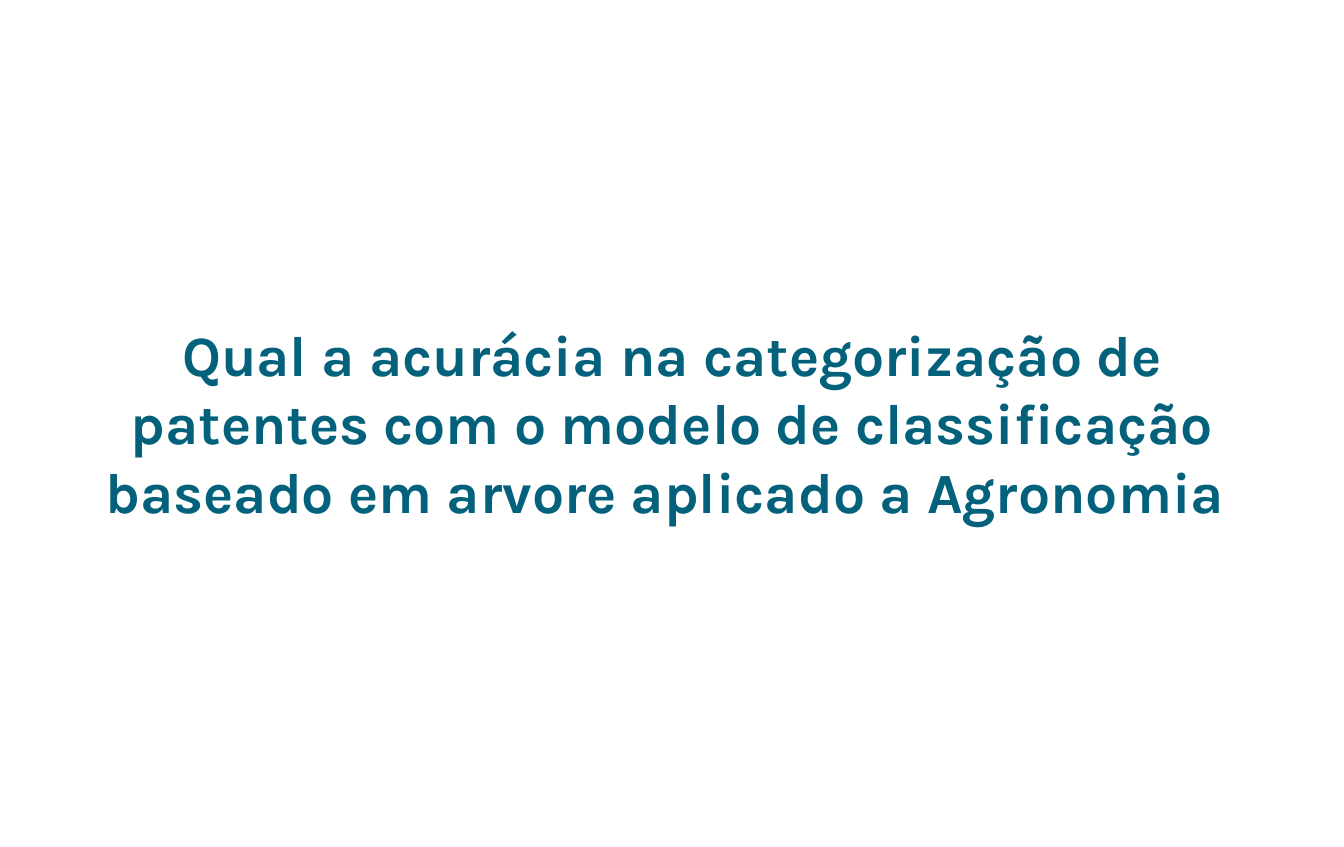
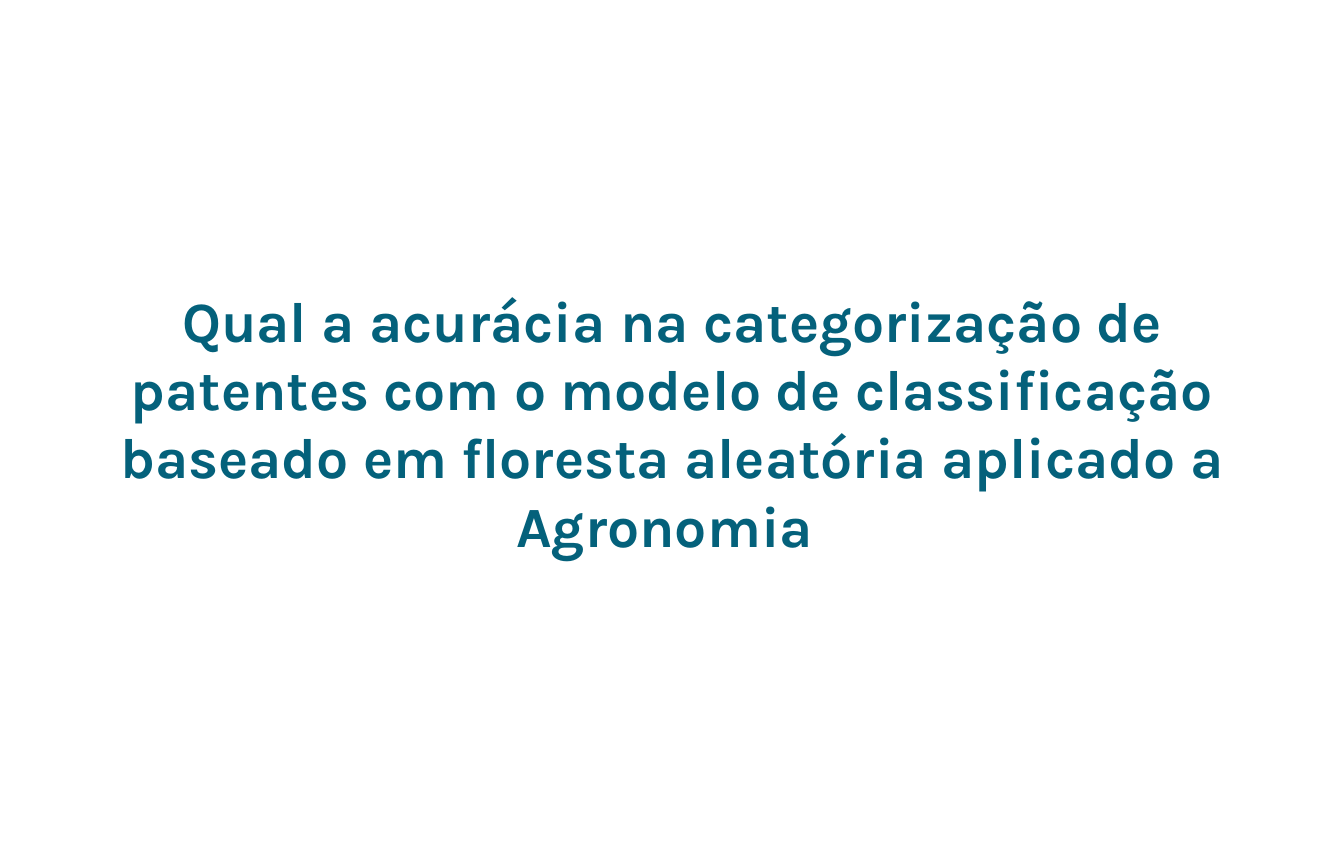
Before and after one commit to henriquevieira/mba_project, a slide deck: slide 3 of estruturacao_e_revisao_bibliografica.odp. Drawn at 1344x847 pixels with LibreOffice and Linux fonts; fonts in the diff are those of the drawing; background and template pictures are left out. Boxes give left, top, right and bottom in pixels: in the first picture for what was removed or moved away, otherwise in the second. Text is boxed around its words. In the diff, an @@ line names an element or a change of style, - is before the commit and + after.

```diff
--- a/estruturacao_e_revisao_bibliografica.odp
+++ b/estruturacao_e_revisao_bibliografica.odp
@@ subtitle at [120,297,1223,561]: text changed @@
-Qual a acurácia na categorização de patentes com o modelo de classificação baseado em arvore aplicado a Agronomia
+Qual a acurácia na categorização de patentes com o modelo de classificação baseado em floresta aleatória aplicado a Agronomia
```
Also in this commit, not shown: 3 other slides changed, 1 slide removed, 8 other files.
